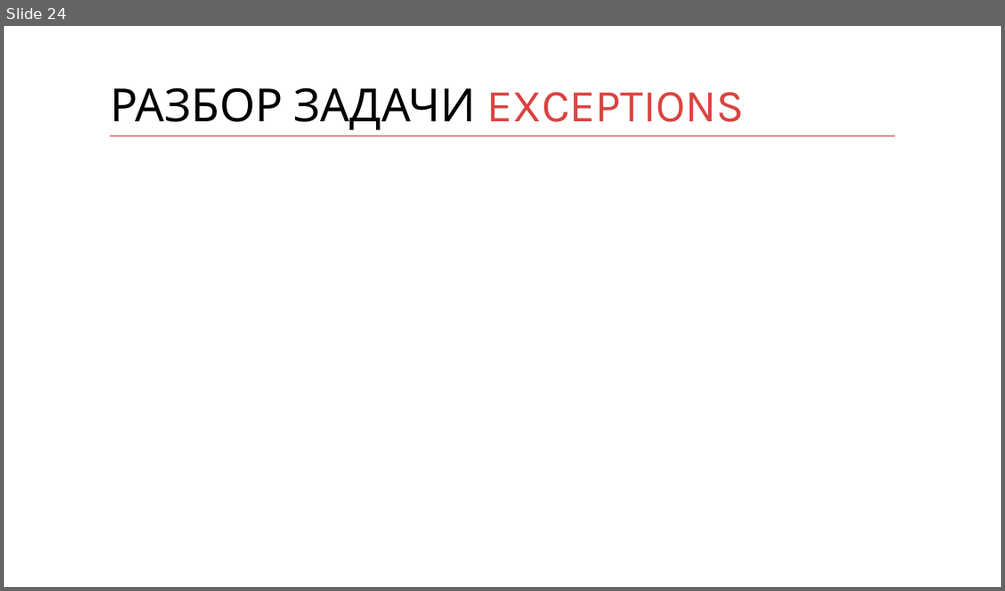
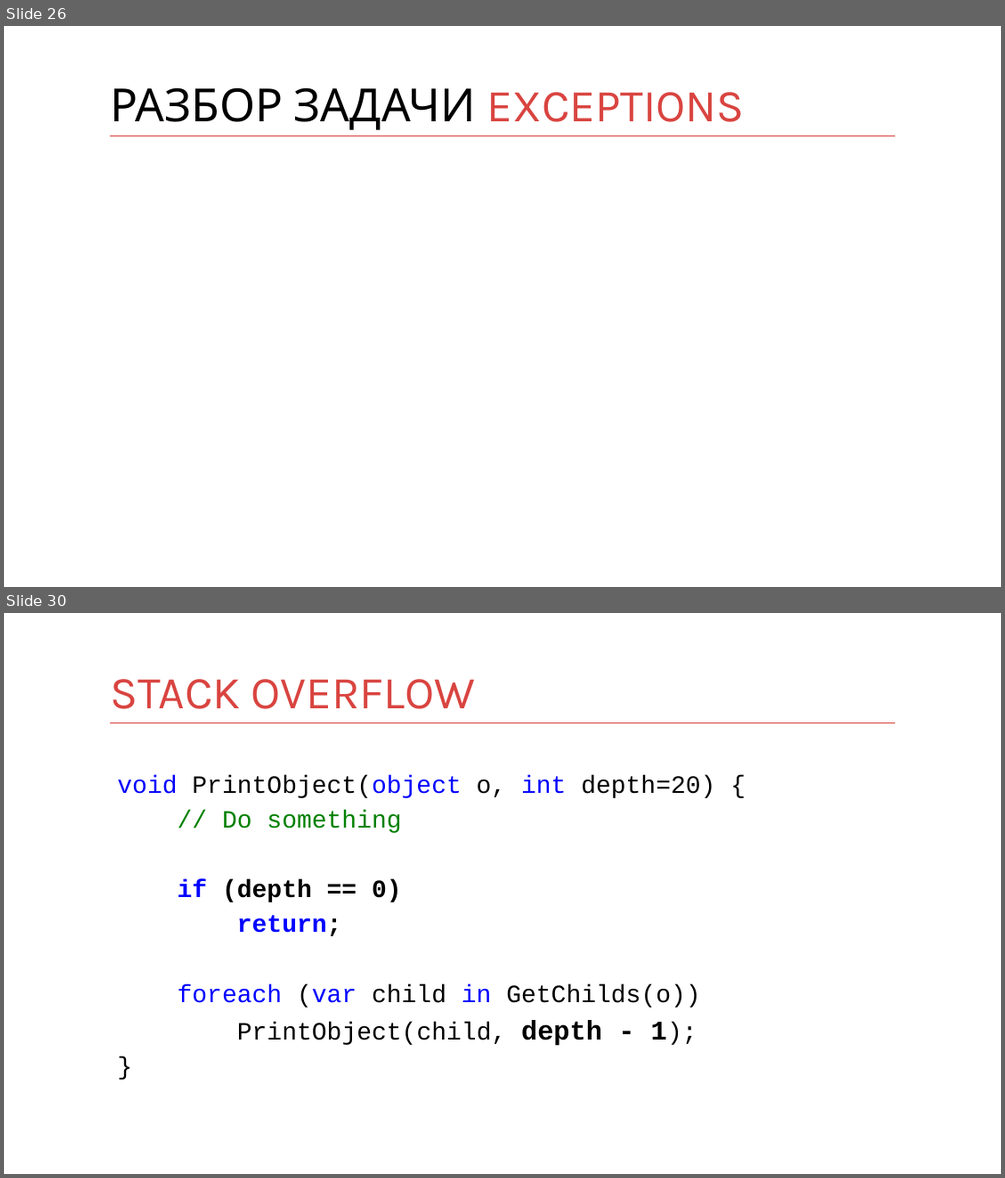
Before and after one commit to kontur-courses/exceptions, a slide deck: exceptions.pptx. Shown one above the other, each under a label of ours: slide 24 before the commit, slides 26 and 30 after it; the slides between them are not shown. The pictures are 1005x591 and 1005x1178 pixels, drawn with LibreOffice and Linux fonts; fonts in the diff are those of the drawing. Boxes give left, top, right and bottom in pixels: in the first picture for what was removed or moved away, otherwise in the second. Text is boxed around its words. In the diff, an @@ line names an element or a change of style, - is before the commit and + after.

```diff
--- a/exceptions.pptx
+++ b/exceptions.pptx
@@ slide 30 added at <box>4,613,1001,1174</box>, background #FFFFFF; not listed: 1 template element that a slide beside it also shows @@
@@ title added at <box>110,679,476,709</box>, 44 pt, text #D94440 @@
+STACK OVERFLOW
@@ text added at <box>117,775,715,1046</box>, 24 pt, text #000000 @@
+void PrintObject(object o, int depth=20) {
+// Do something
+if (depth == 0)
+return;
+foreach (var child in GetChilds(o))
+PrintObject(child, depth - 1);
+}
@@ what was slide 24 is now slide 26 @@
```
Also in this commit, not shown: 3 slides changed, 17 other slides added.
